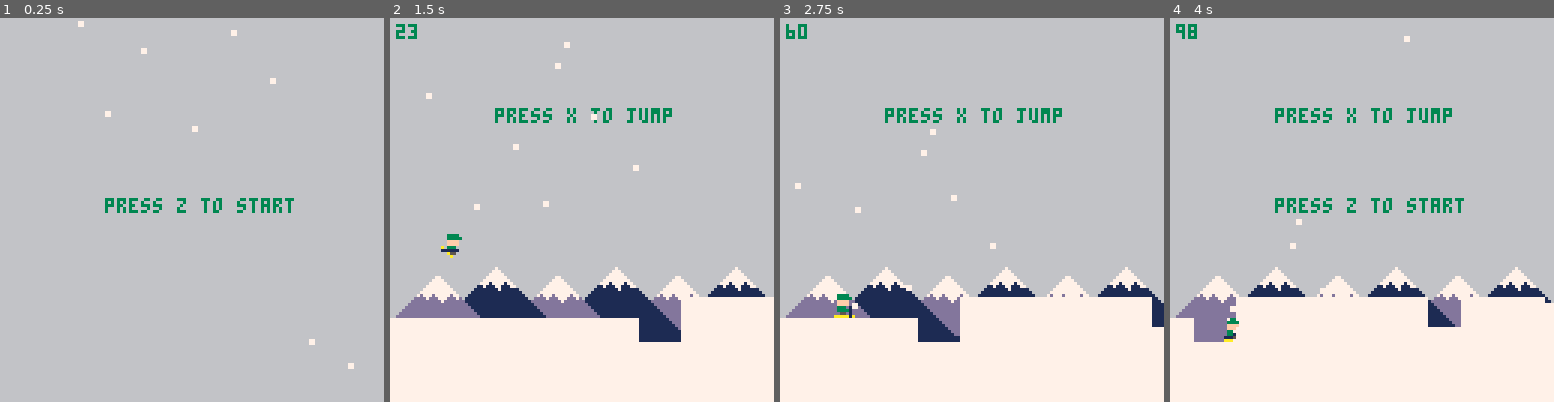
Above: before the commit, frames 1-4 (left to right).
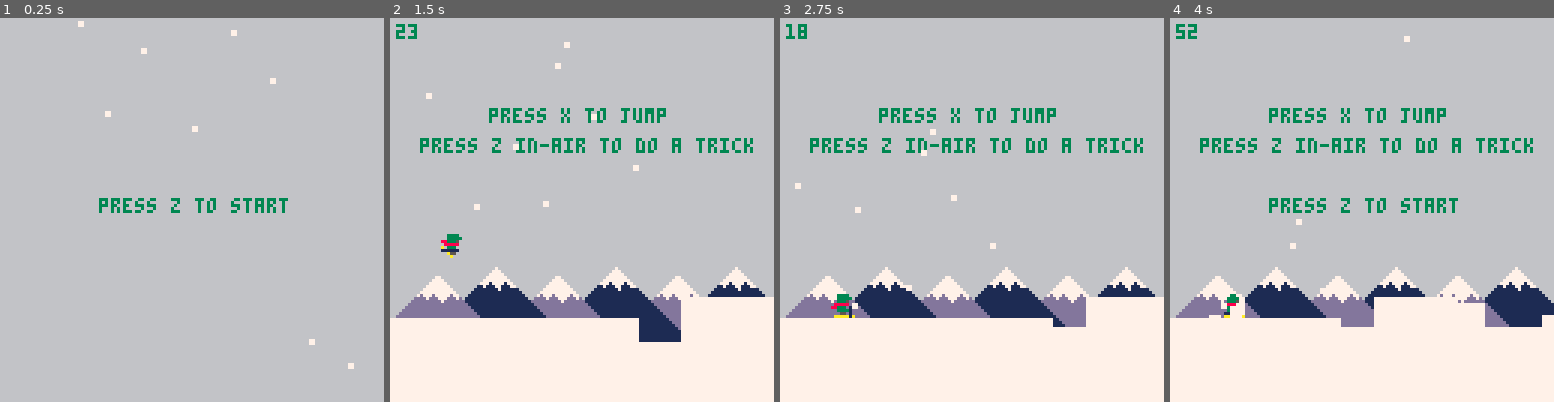
Above: after the commit, the same moments.

Repository: jaredmcdonald/pico8-jump
Game: PICO-8 cartridge jump.p8
Same seed, same stepped clock (60 frames per second), same inputs: the game is played once before the commit and once after it.
Inputs:
- Up to frame 1 (0.25 s): no input
- Up to frame 2 (1.5 s): tap X (X key) at 0.33, 1.07 s; tap O (Z key) at 0.7 s
- Up to frame 3 (2.75 s): tap O (Z key) at 1.7, 2.1, 2.5 s; tap X (X key) at 1.85 s
- Up to frame 4 (4 s): tap O (Z key) at 2.9, 3.3, 3.7 s; tap X (X key) at 2.97 s

The runs differ from the first frame. In frame 1, 0.9% of the frame differs, in the area x 25-77%, y 46-51%; in frame 2, 2.1%; in frame 3, 5.0%; in frame 4, 7.8%, in the area x 1-100%, y 2-85%.

Commit message:
various updates

Diff:
--- a/jump.p8
+++ b/jump.p8
@@ -9,6 +9,10 @@
 local player_y
 local player_y_vel
 local score
+local player_in_trick
+local trick_progress
+local attempted_trick
+local landed_trick_if_no_crash
 
 local game_over
 local started
@@ -19,6 +23,8 @@
 local g=0.25 -- "gravity" per tick
 local jump_height=3 -- seems to work for most terrain?
 local num_snowflakes=7 -- more than this looks a little ridiculous
+local trick_duration=22
+local trick_point_value=500
 
 -- generate the height for the rightmost piece of terrain
 -- usually just match what came before
@@ -47,6 +53,8 @@
 	player_y=terrain[player_x]
 	player_y_vel=0
 	player_in_air=false
+	player_in_trick=false
+	landed_trick_if_no_crash=false
 end
 
 function _init()
@@ -57,10 +65,20 @@
 
 function handle_jump()
 	-- only allow jumping if the player is on the ground
-	if btnp(5) and player_y==terrain[player_x] then
+	if btnp(5) and not player_in_air then
 		player_y_vel=-jump_height
 		sfx(0)
-	end
+	elseif btnp(4) and player_in_air then
+		-- yea!
+		trick()
+	end
+end
+
+function trick()
+	-- todo: sfx
+	trick_progress=0
+	player_in_trick=true
+	attempted_trick=true
 end
 
 function handle_start()
@@ -71,12 +89,16 @@
 
 -- did we crash?
 function check_collision()
-	return player_y-terrain[player_x+3]>tolerance
+	return player_y-terrain[player_x+3]>tolerance or (not player_in_air and player_in_trick)
 end
 
 -- landed from a jump
 function landed()
 	sfx(2)
+	if attempted_trick then
+		landed_trick_if_no_crash=true
+		attempted_trick=false
+	end
 end
 
 function gravity()
@@ -100,6 +122,14 @@
 	if player_y_vel!=0 then
 		player_y+=player_y_vel
 	end
+	if player_in_trick then
+		trick_progress+=1
+	end
+	if trick_progress==trick_duration then
+		-- completed the trick, reset
+		player_in_trick=false
+		trick_progress=0
+	end
 end
 
 function update_terrain()
@@ -164,6 +194,10 @@
 	if game_over then
 		-- one-time game-over actions go here
 		crashed()
+	elseif landed_trick_if_no_crash then
+		score+=trick_point_value
+		landed_trick_if_no_crash=false
+		sfx(3)
 	end
 
 	score+=1
@@ -206,8 +240,17 @@
 	 	local sprite=17 -- default
 		if game_over then
 			sprite=16 -- crash!
-		elseif player_y<terrain[player_x] then
-	 		sprite=2 -- catching some air
+		elseif player_in_air then
+			sprite=2 -- catching some air
+			if player_in_trick then
+				if trick_progress<trick_duration*0.25 then
+					sprite=48
+				elseif trick_progress<trick_duration*0.5 then
+					sprite=33
+				elseif trick_progress<trick_duration*0.75 then
+					sprite=32
+				end
+			end
 	 	elseif flr(score/25)%2==0 then
 	 		sprite=1 -- pole plant
 	 	end
@@ -216,7 +259,8 @@
 
 	 	-- draw instructions early in the game
 	 	if score<100 then
-	 		print("press x to jump",35,30,3)
+	 		print("press x to jump",33,30,3)
+			print("press z in-air to do a trick",10,40,3)
 	 	end
 
 	 	-- draw the score in the upper left
@@ -225,7 +269,7 @@
 
 	-- draw start/restart screen
 	if not started or game_over then
-		print("press z to start",35,60,3)
+		print("press z to start",33,60,3)
 	end
 
 	-- draw snow (topmost layer)
Not shown, changed: 22 lines of the sprite sheet (__gfx__) section of jump.p8
Not shown, changed: the sound effects (__sfx__) section of jump.p8
